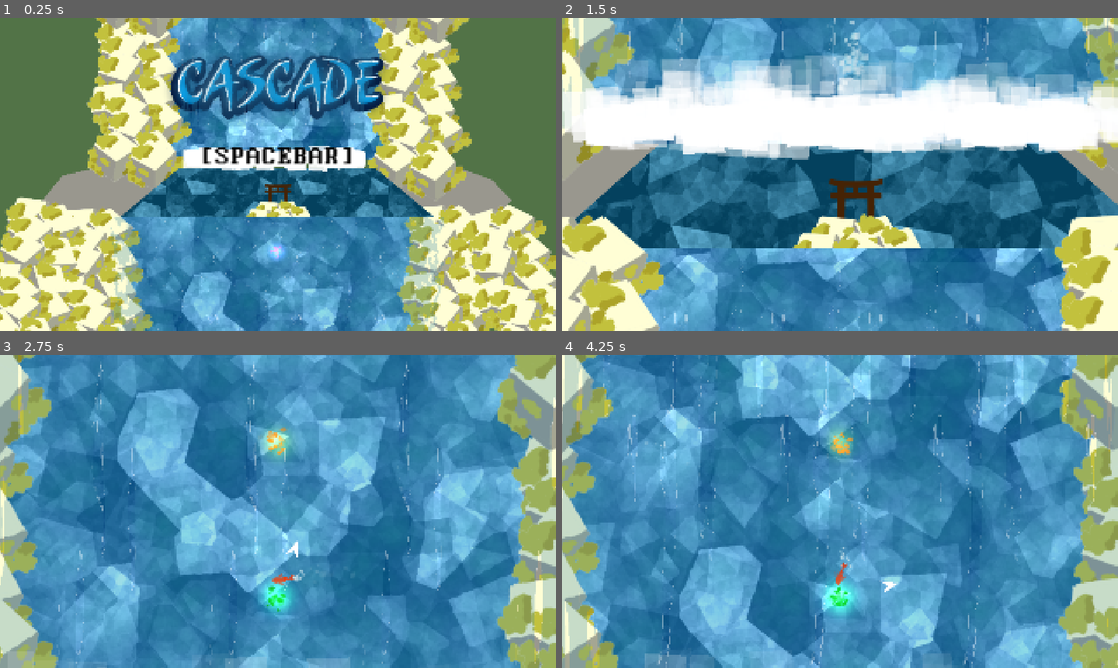
Above: before the commit, frames 1-4 (two rows, left to right).
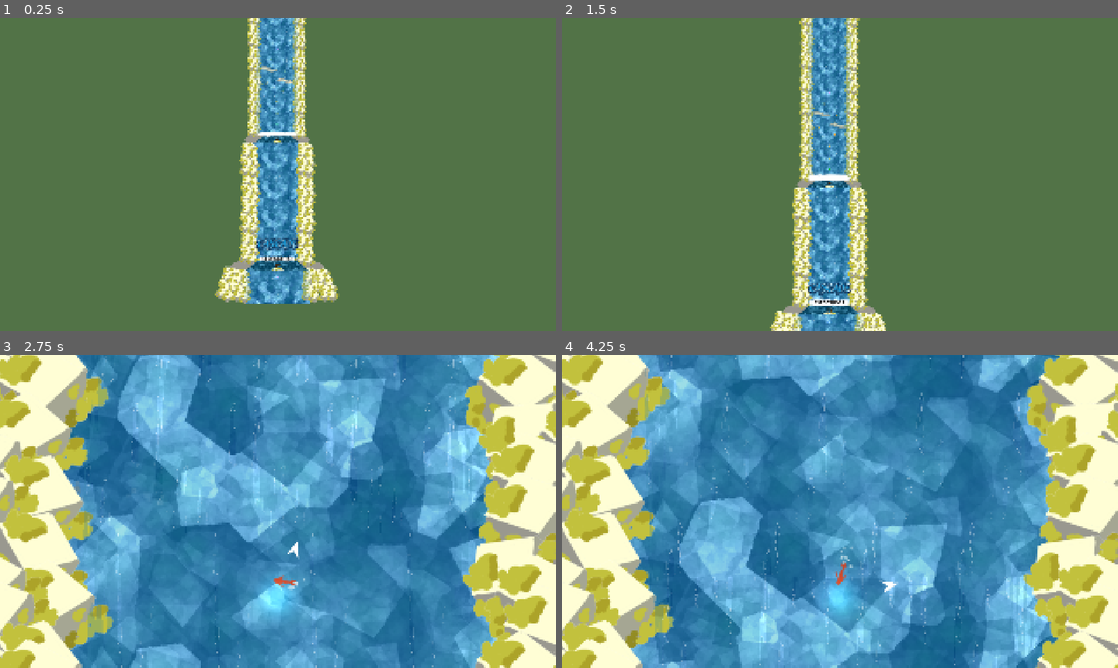
Above: after the commit, the same moments.

Repository: ojaskavathe/cascade
Game: Godot game, scene res://game.tscn
The game is run twice, just before and just after one commit, with the same random seed, the same clock (stepped at 60 frames per second) and the same inputs. The engine's default icon, where the game draws it, is replaced by a stand-in: a white triangle on a blue panel in a dark square.
Inputs (mouse positions are in pixels of both pictures, inside the frame that each line leads up to):
- Up to frame 1 (0.25 s): no input
- Up to frame 2 (1.5 s): move the mouse to (962, 158) at 0.52 s; hold Space (jump) 0.53-1.28 s; hold D (right) from 0.53 s (still down); move the mouse to (728, 190) at 1.27 s; tap Space (jump) at 1.35 s
- Up to frame 3 (2.75 s): tap Space (jump) at 1.52, 1.82 s; move the mouse to (333, 442) at 2.02 s; release D (right) at 2.03 s; hold A (left) from 2.03 s (still down); hold Space (jump) from 2.03 s (still down)
- Up to frame 4 (4.25 s): move the mouse to (812, 574) at 2.77 s; release A (left) at 2.78 s; release Space (jump) at 2.78 s; hold D (right) from 2.78 s (still down); tap Space (jump) at 2.85, 3.02, 3.32 s; move the mouse to (1006, 558) at 3.52 s; hold Space (jump) from 3.53 s (still down)

The runs differ from the first frame. In frame 1, 79% of the frame differs, in the area x 0-100%, y 0-100%; in frame 2, 99%; in frame 3, 64%; in frame 4, 65%.
Error after the commit: Cannot call method 'get_node' on a null value. (res://game.gd:22)

Commit message:
Moving jump points

Diff:
--- a/entity/player/player.gd
+++ b/entity/player/player.gd
@@ -12,6 +12,10 @@
 var in_jump_point = false
 var jump_point_position = Vector2.ZERO
 var end_jump: bool = false
+var moving_jump: bool = false
+
+var jump_point_ref: Node2D
+var jump_point_offset: Vector2
 
 var move_direction = Vector2.UP
 var model_rotation = 0.0
@@ -54,14 +58,18 @@
 		arrow.set_position(jump_point_position)
 		arrow.set_visible(true)
 
-		velocity = Vector2.ZERO
+		self.velocity = Vector2.ZERO
+		if moving_jump:
+			jump_point_position = jump_point_ref.global_position
+			self.position = jump_point_position + jump_point_offset
+			Signals.player_moved.emit(self.position)
 
 		if Input.is_action_just_released("jump"):
 			Signals.fade_logo.emit()
 			$CollisionShape2D.set_disabled(true) # Enables invincibility
 			set_particle_behavior(ParticleBehavior.DASH)
 			$DashParticleTimer.start()
-			position = jump_point_position
+			self.position = jump_point_position
 
 			move_direction = direction.normalized()
 			if end_jump:
@@ -86,6 +94,9 @@
 			arrow.set_visible(false)
 			can_bash = false
 			Engine.time_scale = 1
+			moving_jump = false
+			jump_point_ref = null
+			jump_point_offset = Vector2.ZERO
 
 			$MusicPlayer.set_pitch_scale(1)
 
@@ -112,19 +123,19 @@
 			set_particle_behavior(ParticleBehavior.SWIM)
 			$DashParticleTimer.stop()
 			Signals.player_entered_bash_state.emit()
+
 			# this goes here instead of in bash state check cuz
-			# i don't want it to trigger on respawn
-			Engine.time_scale = SLOWMO_SCALE
+			# i don't want it to trigger on respawn\
+			# Engine.time_scale = SLOWMO_SCALE
 			$MusicPlayer.set_pitch_scale(0.75)
 
 			#var tween = get_tree().create_tween()
 			#tween.tween_property($MusicPlayer, "pitch_scale", 0.75, 0.01).set_trans(Tween.TRANS_SINE).set_ease(Tween.EASE_OUT_IN)
 
+		move_and_slide()
+		Signals.player_moved.emit(self.position)
 
-		move_and_slide()
-		Signals.player_moved.emit(position)
-
-func _on_jump_point_detect_area_entered(area):
+func _on_jump_point_detect_area_entered(area: Area2D):
 	if (area.is_in_group("jump_point")):
 		in_jump_point = true
 		jump_point_position = area.get_global_position()
@@ -132,6 +143,10 @@
 			Signals.new_checkpoint.emit(jump_point_position, area.get_parent().get_parent())
 		if (area.is_in_group("end_point")):
 			end_jump = true
+		if (area.is_in_group("moving_point")):
+			moving_jump = true
+			jump_point_ref = area
+			jump_point_offset = self.position - area.global_position
 		if (area.is_in_group("mega")):
 			mega = true
 
@@ -141,6 +156,7 @@
 		in_jump_point = false
 		end_jump = false
 		mega = false
+
 		if (area.is_in_group("spawn_point")):
 			can_bash = true
 
--- a/game.tscn
+++ b/game.tscn
@@ -25,7 +25,7 @@
 
 [node name="Game" type="Node2D"]
 script = ExtResource("1_07ca5")
-start_scene = 1
+start_scene = 3
 
 [node name="Player" parent="." instance=ExtResource("1_oliij")]
 position = Vector2(0, 1366)
--- a/level_group/lg_3.tscn
+++ b/level_group/lg_3.tscn
@@ -1,6 +1,6 @@
 [gd_scene load_steps=12 format=3 uid="uid://brg1oyl532r7q"]
 
-[ext_resource type="PackedScene" uid="uid://beeo6ve207yny" path="res://level/lvl_1_0.tscn" id="1_x3hnd"]
+[ext_resource type="PackedScene" uid="uid://bmupasbdryr7y" path="res://level/lvl_3_0.tscn" id="1_g731q"]
 [ext_resource type="PackedScene" uid="uid://bohi4cl1p4ipa" path="res://entity/waterfall/waterfall_background.tscn" id="2_o6mrp"]
 [ext_resource type="Shader" path="res://assets/shader/pan_hack.gdshader" id="3_46at7"]
 [ext_resource type="PackedScene" uid="uid://db6esycu3r0ut" path="res://entity/waterfall/waterfall.tscn" id="4_wlieg"]
@@ -32,7 +32,7 @@
 [node name="levels" type="Node2D" parent="."]
 position = Vector2(0, -763)
 
-[node name="lvl_1_0" parent="levels" instance=ExtResource("1_x3hnd")]
+[node name="lvl_3_0" parent="levels" instance=ExtResource("1_g731q")]
 position = Vector2(0, 855.857)
 
 [node name="WaterfallBackground" type="Node2D" parent="."]
--- a/project.godot
+++ b/project.godot
@@ -33,6 +33,7 @@
 spawn_point=""
 end_point=""
 mega=""
+moving_point=""
 
 [input]
 
